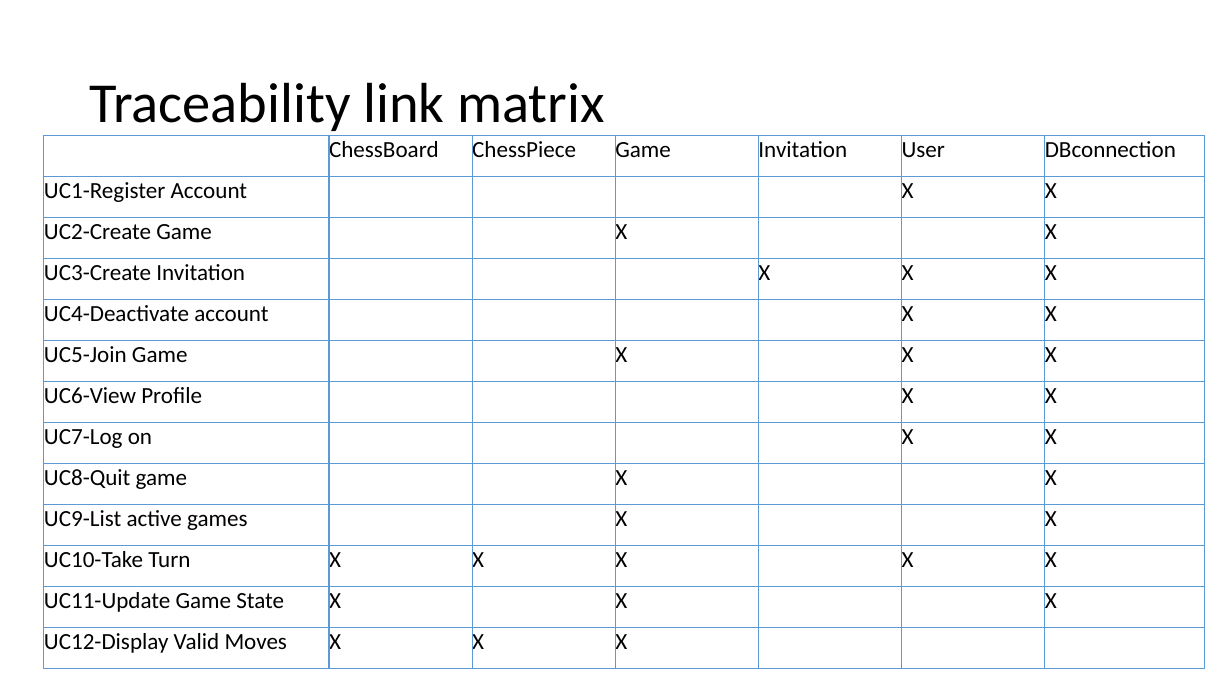
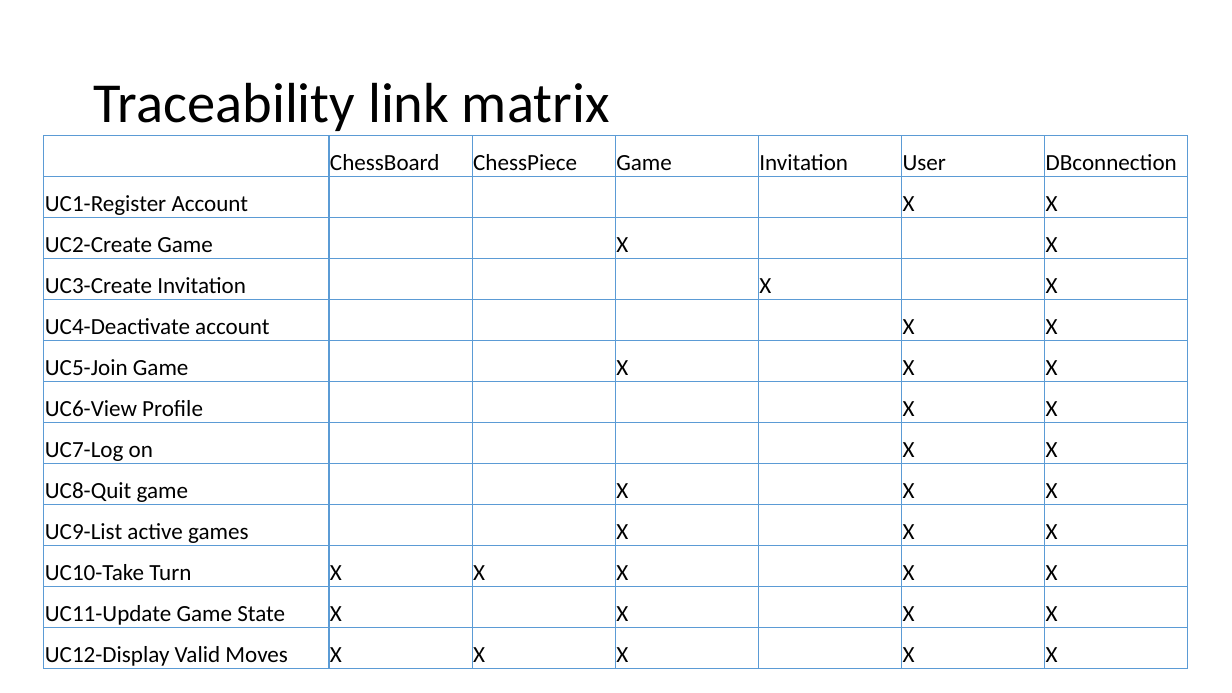
Before and after one commit to Chris-Schaffer/cs414-f18-001-stringCheese, a slide deck: slide 9 of Documents P3/CS 414 Rollerball Project 03.pptx. Drawn at 1232x693 pixels with LibreOffice and Linux fonts; fonts in the diff are those of the drawing. Boxes give left, top, right and bottom in pixels: in the first picture for what was removed or moved away, otherwise in the second. Text is boxed around its words. In the diff, an @@ line names an element or a change of style, - is before the commit and + after.

```diff
--- a/Documents P3/CS 414 Rollerball Project 03.pptx
+++ b/Documents P3/CS 414 Rollerball Project 03.pptx
@@ title "Traceability link matrix": place and size @@
-title "Traceability link matrix" at (89, 82, 604, 131)
+title "Traceability link matrix" at (94, 82, 609, 131)
@@ table at (44, 136, 1189, 670) @@
-row 4, column 6: X
+row 4, column 6: 
-row 9, column 6: 
+row 9, column 6: X
-row 10, column 6: 
+row 10, column 6: X
-row 12, column 6: 
+row 12, column 6: X
-row 13, column 6: 
+row 13, column 6: X
-row 13, column 7: 
+row 13, column 7: X
@@ table: place and size @@
-table at (44, 136, 1206, 668)
+table at (44, 136, 1189, 670)
```
Also in this commit, not shown: 4 other slides changed, 1 slide added, 1 slide removed.
